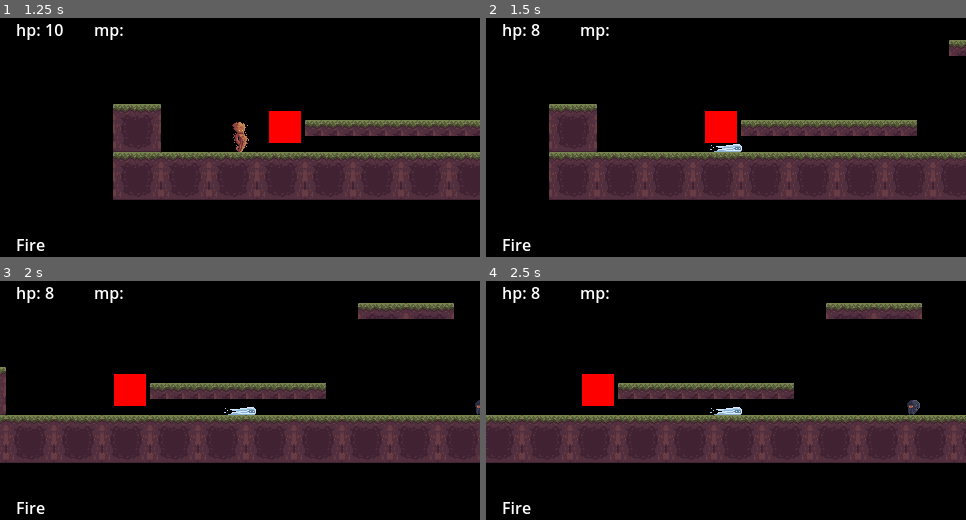
Above: before the commit, frames 1-4 (two rows, left to right).
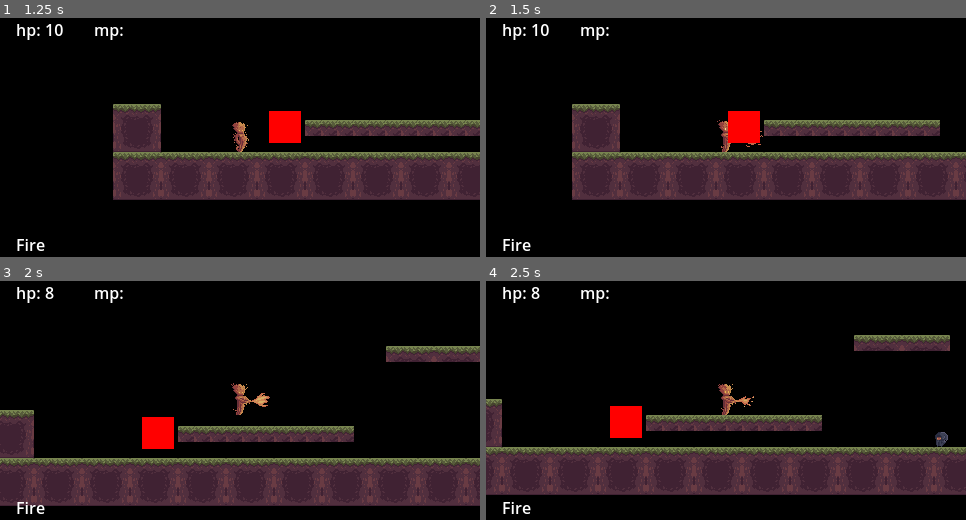
Above: after the commit, the same moments.

Repository: Enweave/pj16
Game: Godot game, scene res://Levels/System/main_menu_level.tscn
Same seed, same stepped clock (60 frames per second), same inputs: the game is played once before the commit and once after it.
Inputs (mouse positions are in pixels of both pictures, inside the frame that each line leads up to):
- Up to frame 1 (1.25 s): click "Start game" at 0.5 s
- Up to frame 2 (1.5 s): tap Enter at 1.25 s; move the mouse to (831, 123) at 1.27 s; hold D (input_MoveRight) from 1.28 s (still down); tap J (input_Fire) at 1.35 s; click (831, 123) at 1.42 s
- Up to frame 3 (2 s): keep holding D (input_MoveRight); tap Space (input_Jump) at 1.52 s
- Up to frame 4 (2.5 s): release D (input_MoveRight) at 2 s; drag from (630, 412) to (730, 400) at 2.02 s

Frame 1 is identical in both runs. In frame 2, 8.8% of the frame differs, in the area x 9-100%, y 2-77%; in frame 3, 42%, in the area x 0-100%, y 9-95%; in frame 4, 34%.

Commit message:
fire ability

Diff:
--- a/Actors/Characters/Player/Abilities/earth_ability.tscn
+++ b/Actors/Characters/Player/Abilities/earth_ability.tscn
@@ -6,6 +6,5 @@
 [node name="EarthAbility" type="Node2D"]
 script = ExtResource("1_kv17q")
 projectile_scene = ExtResource("2_ckbv3")
-damage = 2.0
 element = 3
 cooldown_time = 0.5
--- /dev/null
+++ b/Actors/Characters/Player/Abilities/fire_ability.gd
@@ -0,0 +1,9 @@
+extends MeleeWeaponBase
+
+func _update_status_label(_in_text: String = "") -> void:
+    pass
+
+
+func _ready() -> void:
+    super._ready()
+    _animation_string_name = "fire_action"
--- /dev/null
+++ b/Actors/Characters/Player/Abilities/fire_ability.tscn
@@ -0,0 +1,75 @@
+[gd_scene load_steps=10 format=3 uid="uid://bdyajfmyarmem"]
+
+[ext_resource type="Script" path="res://Actors/Characters/Player/Abilities/fire_ability.gd" id="1_gsjsc"]
+[ext_resource type="Texture2D" uid="uid://cybxjpr3fnhh8" path="res://Assets/SpriteSheets/Player/Flamethrower-Sheet.png" id="2_rufqc"]
+
+[sub_resource type="AtlasTexture" id="AtlasTexture_38vg0"]
+atlas = ExtResource("2_rufqc")
+region = Rect2(0, 0, 32, 32)
+
+[sub_resource type="AtlasTexture" id="AtlasTexture_mgqak"]
+atlas = ExtResource("2_rufqc")
+region = Rect2(32, 0, 32, 32)
+
+[sub_resource type="AtlasTexture" id="AtlasTexture_nxjcq"]
+atlas = ExtResource("2_rufqc")
+region = Rect2(64, 0, 32, 32)
+
+[sub_resource type="AtlasTexture" id="AtlasTexture_puqkq"]
+atlas = ExtResource("2_rufqc")
+region = Rect2(96, 0, 32, 32)
+
+[sub_resource type="AtlasTexture" id="AtlasTexture_qmw7j"]
+atlas = ExtResource("2_rufqc")
+region = Rect2(128, 0, 32, 32)
+
+[sub_resource type="SpriteFrames" id="SpriteFrames_k4wie"]
+animations = [{
+"frames": [{
+"duration": 1.0,
+"texture": SubResource("AtlasTexture_38vg0")
+}, {
+"duration": 1.0,
+"texture": SubResource("AtlasTexture_mgqak")
+}, {
+"duration": 1.0,
+"texture": SubResource("AtlasTexture_nxjcq")
+}, {
+"duration": 1.0,
+"texture": SubResource("AtlasTexture_puqkq")
+}, {
+"duration": 1.0,
+"texture": SubResource("AtlasTexture_qmw7j")
+}],
+"loop": true,
+"name": &"default",
+"speed": 8.0
+}]
+
+[sub_resource type="RectangleShape2D" id="RectangleShape2D_03bi2"]
+size = Vector2(29, 19)
+
+[node name="FireAbility" type="Node2D" node_paths=PackedStringArray("hitbox_origin", "hitbox")]
+script = ExtResource("1_gsjsc")
+hitbox_origin = NodePath("HitboxOrigin")
+hitbox = NodePath("HitboxOrigin/Area2D")
+damage = 2.0
+element = 1
+cooldown_time = 0.5
+
+[node name="HitboxOrigin" type="Node2D" parent="."]
+
+[node name="Area2D" type="Area2D" parent="HitboxOrigin"]
+position = Vector2(10, 0)
+collision_layer = 0
+collision_mask = 25
+
+[node name="AnimatedSprite2D" type="AnimatedSprite2D" parent="HitboxOrigin/Area2D"]
+position = Vector2(16, 0)
+sprite_frames = SubResource("SpriteFrames_k4wie")
+autoplay = "default"
+frame_progress = 0.274497
+
+[node name="CollisionShape2D" type="CollisionShape2D" parent="HitboxOrigin/Area2D"]
+position = Vector2(14.5, 0.5)
+shape = SubResource("RectangleShape2D_03bi2")
--- a/Actors/Characters/Player/player_character.tscn
+++ b/Actors/Characters/Player/player_character.tscn
@@ -7,6 +7,7 @@
 [ext_resource type="PackedScene" uid="uid://4nr3q87a1ite" path="res://Actors/Characters/Player/player_sprite.tscn" id="4_sm5dh"]
 [ext_resource type="PackedScene" uid="uid://c8lwptut6kpw1" path="res://Actors/Characters/Player/Abilities/earth_ability.tscn" id="5_oijrf"]
 [ext_resource type="Script" path="res://Common/Framework/health_component.gd" id="7_fruwb"]
+[ext_resource type="PackedScene" uid="uid://bdyajfmyarmem" path="res://Actors/Characters/Player/Abilities/fire_ability.tscn" id="7_ufwnj"]
 
 [sub_resource type="CapsuleShape2D" id="CapsuleShape2D_o13gm"]
 radius = 6.0
@@ -46,7 +47,7 @@
 
 [node name="AbilityInventory" parent="." node_paths=PackedStringArray("fire_ability", "water_ability", "earth_ability") instance=ExtResource("4_1gl6b")]
 unique_name_in_owner = true
-fire_ability = NodePath("WaterAbility")
+fire_ability = NodePath("FireAbility")
 water_ability = NodePath("WaterAbility")
 earth_ability = NodePath("EarthAbility")
 
@@ -55,5 +56,7 @@
 
 [node name="WaterAbility" parent="AbilityInventory" instance=ExtResource("4_p3mr2")]
 
+[node name="FireAbility" parent="AbilityInventory" instance=ExtResource("7_ufwnj")]
+
 [node name="HealthComponent" type="Node" parent="."]
 script = ExtResource("7_fruwb")
--- a/Actors/Characters/Player/player_sprite.tscn
+++ b/Actors/Characters/Player/player_sprite.tscn
@@ -741,7 +741,7 @@
 [node name="SpriteBody" type="AnimatedSprite2D" parent="."]
 unique_name_in_owner = true
 sprite_frames = SubResource("SpriteFrames_lkag6")
-animation = &"earth_throw"
+animation = &"fire_action"
 autoplay = "earth_idle"
 
 [node name="SpriteHead" type="AnimatedSprite2D" parent="."]
--- a/Common/Framework/Combat/melee_weapon_base.gd
+++ b/Common/Framework/Combat/melee_weapon_base.gd
@@ -1,18 +1,34 @@
 extends WeaponBase
-
 class_name MeleeWeaponBase
 
 @export_group("Melee weapon")
+@export var hitbox_origin: Node2D
 @export var hitbox: Area2D = null
-@export var animation_player: AnimationPlayer = null
 
 var _hitbox_direction: Vector2 = Vector2.ZERO
 
+
 func _ready() -> void:
     super._ready()
+    hitbox_origin.visible = false
+
+
+func _on_activation() -> void:
+    super._on_activation()
+    hitbox_origin.visible = true
+    if hitbox != null:
+        for body in hitbox.get_overlapping_bodies():
+            if HealthComponent.FIELD_NAME in body:
+                var health_component: HealthComponent = body[HealthComponent.FIELD_NAME]
+                health_component.damage(damage, element)
+
+
+func _on_cooldown_passed() -> void:
+    super._on_cooldown_passed()
+    hitbox_origin.visible = false
 
 
 func _process(_delta: float) -> void:
     if hitbox != null and instigator != null:
         _hitbox_direction.x = instigator.get_latent_control_direction().x
-        hitbox.rotation = _hitbox_direction.angle()
+        hitbox_origin.scale.x = _hitbox_direction.x
--- a/Common/Framework/Combat/projectile_area.gd
+++ b/Common/Framework/Combat/projectile_area.gd
@@ -1,4 +1,6 @@
 extends Area2D
+
+class_name ProjectileArea
 
 @export var projectile_radius: float = 8
 var projectile: ProjectileBase = null
@@ -21,6 +23,6 @@
         return
     if body != projectile._instigator:
         var health_component: HealthComponent = body[HealthComponent.FIELD_NAME]
-        health_component.damage(projectile.damage, projectile.element)
+        health_component.damage(projectile._weapon.damage, projectile._weapon.element)
         if !projectile.pierce:
             projectile.kill_projectile()
--- a/Common/Framework/Combat/projectile_base.gd
+++ b/Common/Framework/Combat/projectile_base.gd
@@ -15,8 +15,6 @@
 @export var pierce: bool = false
 
 var _control_direction: Vector2 = Vector2.ZERO
-var damage: float               = 1
-var element: Constants.Elements = Constants.Elements.None
 var _lifetime_timer: Timer
 var _alive: bool             = false
 var _gravity: float          = ProjectSettings.get_setting("physics/2d/default_gravity") as float
@@ -27,7 +25,6 @@
 func launch(in_instigator: Node2D, in_weapon: WeaponBase) -> void:
     _weapon = in_weapon
     _control_direction = in_weapon.get_target_direction()
-    element = in_weapon.element
     _instigator = in_instigator
     _lifetime_timer = Timer.new()
     _lifetime_timer.wait_time = lifetime
Not shown: 1 places in Actors/Characters/Player/player_character.tscn that only renumber resources
